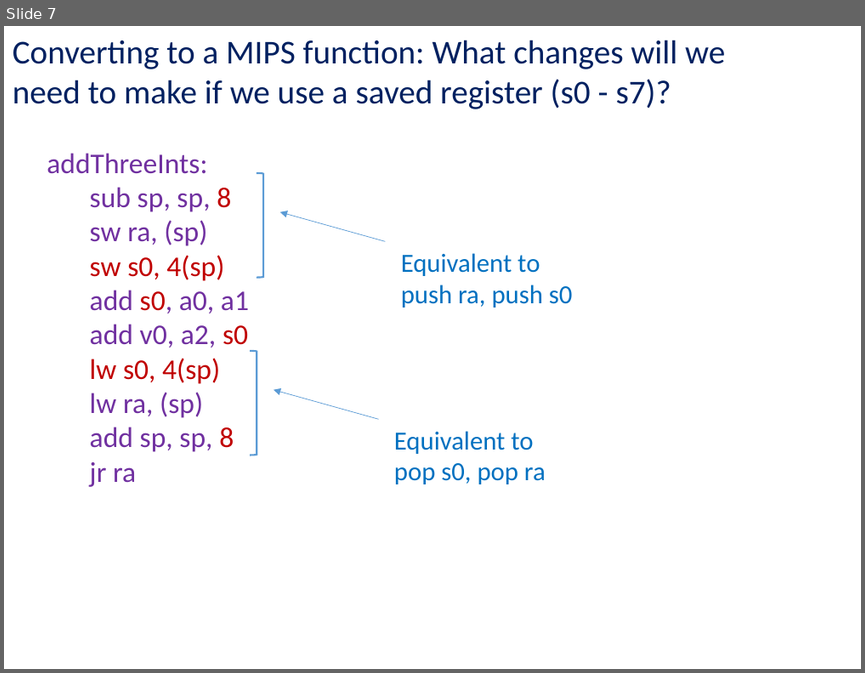
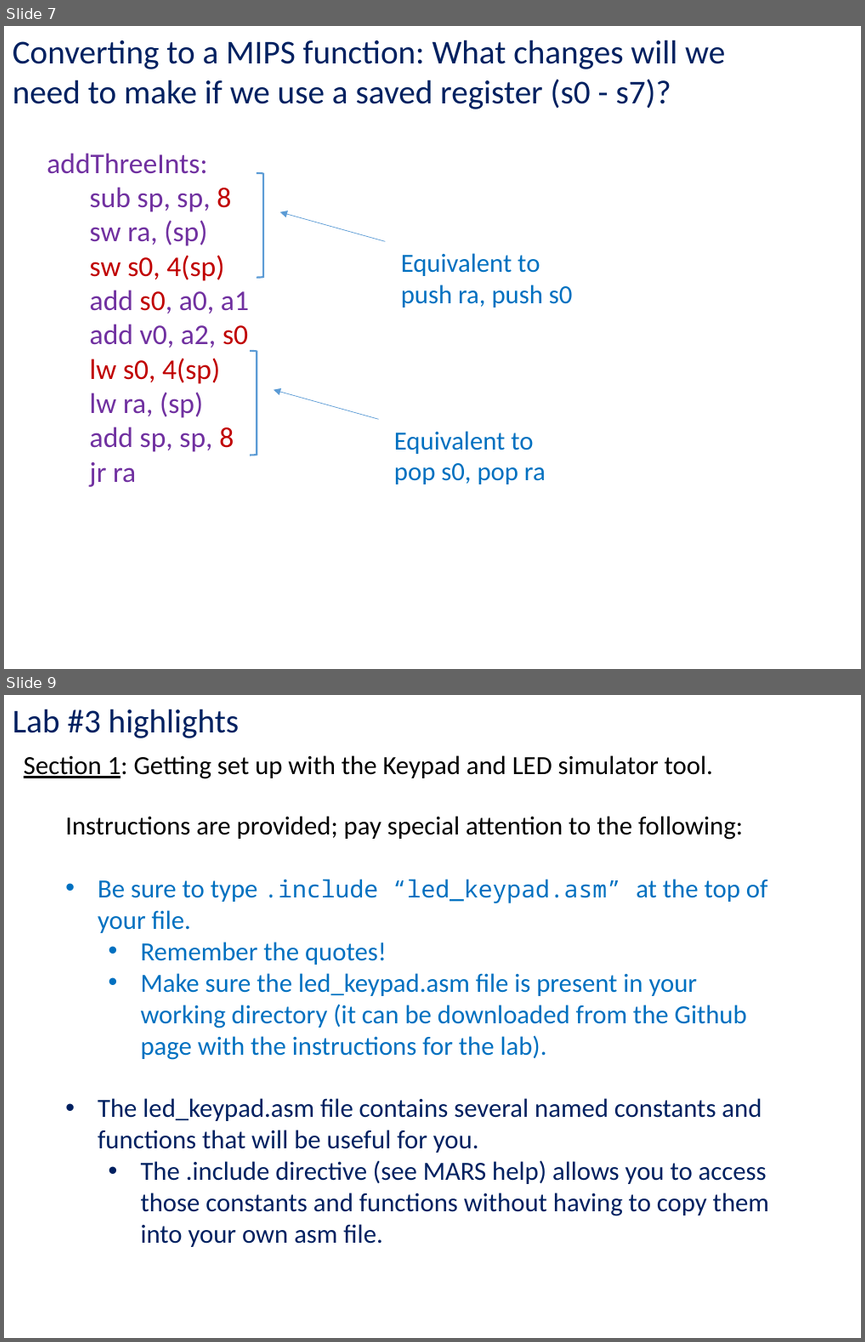
Before and after one commit to kc13/CS447JB, a slide deck: cs447jb_rec2_feb2_and_feb5.pptx. Shown one above the other, each under a label of ours: slide 7 before the commit, slides 7 and 9 after it; the slides between them are not shown. The pictures are 865x673 and 865x1342 pixels, drawn with LibreOffice and Linux fonts; fonts in the diff are those of the drawing. Boxes give left, top, right and bottom in pixels: in the first picture for what was removed or moved away, otherwise in the second. Text is boxed around its words. In the diff, an @@ line names an element or a change of style, - is before the commit and + after.

```diff
--- a/cs447jb_rec2_feb2_and_feb5.pptx
+++ b/cs447jb_rec2_feb2_and_feb5.pptx
@@ slide 9 added at (4, 695, 861, 1338), background #FFFFFF @@
@@ text added at (12, 709, 239, 738), 28 pt, text #002060 @@
+Lab #3 highlights
@@ text added at (24, 755, 713, 779), 22 pt, text #000000 @@
+Section 1: Getting set up with the Keypad and LED simulator tool.
@@ text added at (65, 816, 769, 1247), 22 pt, text #002060 @@
+Instructions are provided; pay special attention to the following:
+• Be sure to type .include “led_keypad.asm” at the top of your file.
+  • Remember the quotes!
+  • Make sure the led_keypad.asm file is present in your working directory (it can be downloaded from the Github page with the instructions for the lab).
+• The led_keypad.asm file contains several named constants and functions that will be useful for you.
+  • The .include directive (see MARS help) allows you to access those constants and functions without having to copy them into your own asm file.
```
Also in this commit, not shown: 1 slide changed, 10 other slides added.
